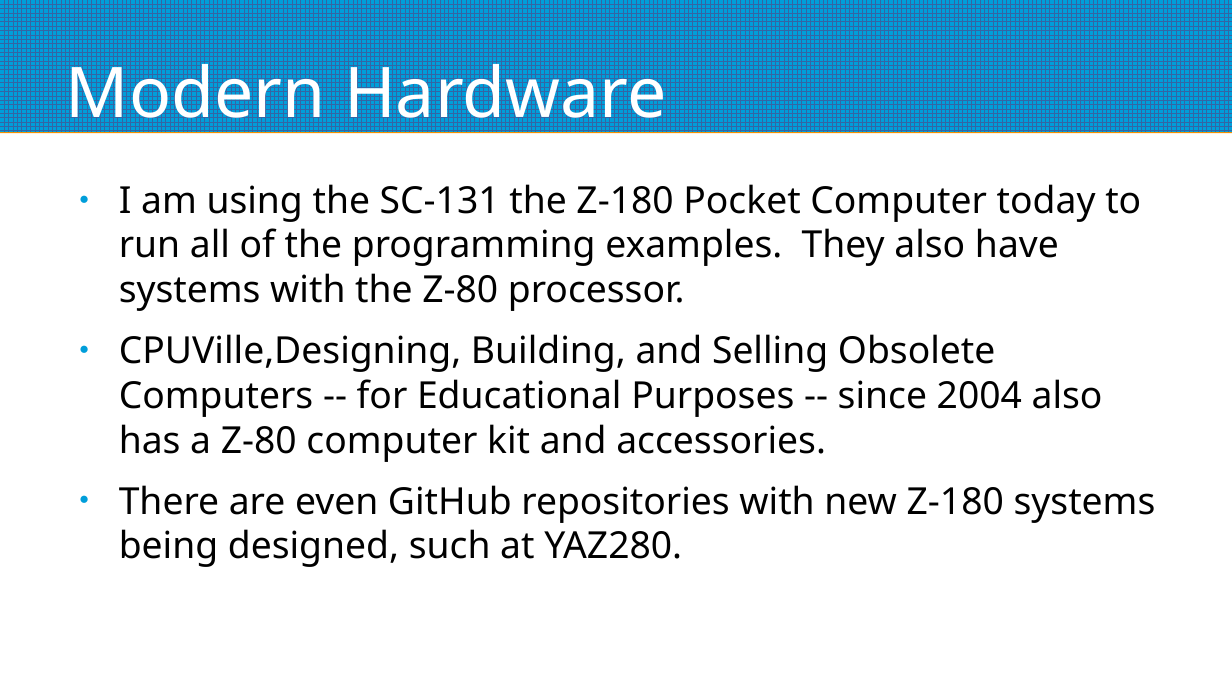
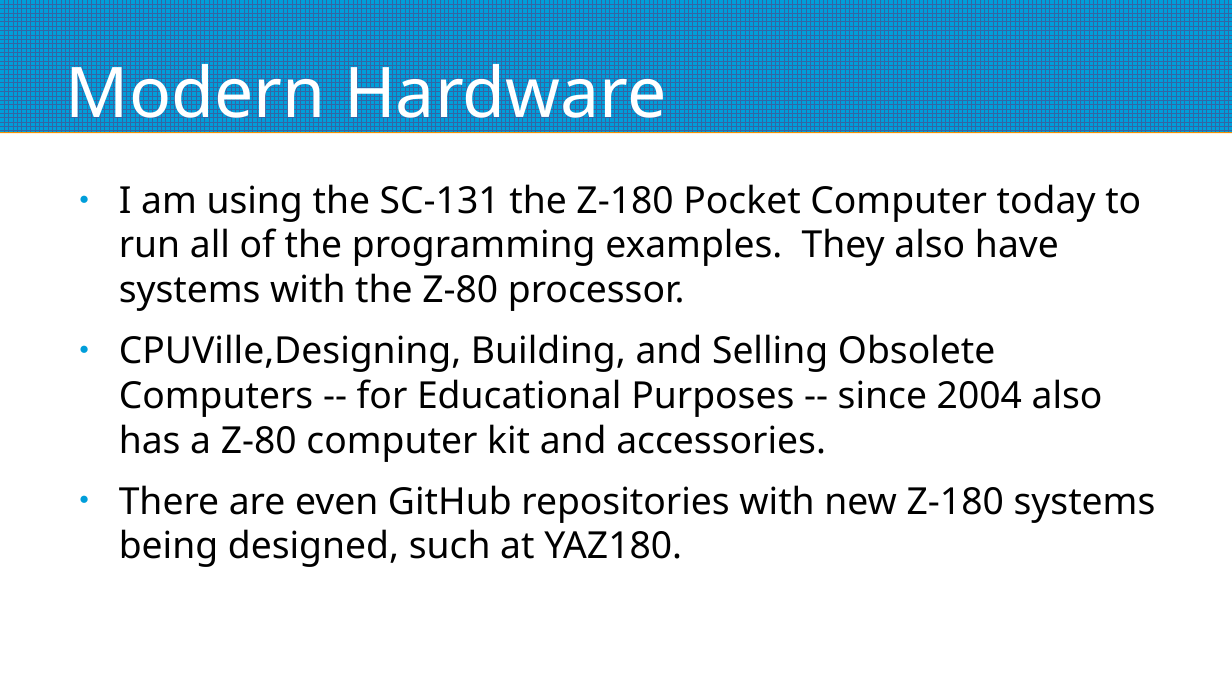
Before and after one commit to mggates39/Programming-With-CPM, a slide deck: slide 59 of CPM_Programming_Slides.odp. Drawn at 1232x693 pixels with LibreOffice and Linux fonts; fonts in the diff are those of the drawing. Boxes give left, top, right and bottom in pixels: in the first picture for what was removed or moved away, otherwise in the second. Text is boxed around its words. In the diff, an @@ line names an element or a change of style, - is before the commit and + after.

```diff
--- a/CPM_Programming_Slides.odp
+++ b/CPM_Programming_Slides.odp
@@ text at [119, 485, 1156, 567]: text changed @@
-● There are even GitHub repositories with new Z-180 systems being designed, such at YAZ280.
+● There are even GitHub repositories with new Z-180 systems being designed, such at YAZ180.
```
Also in this commit, not shown: 10 other slides changed, 1 other file.
